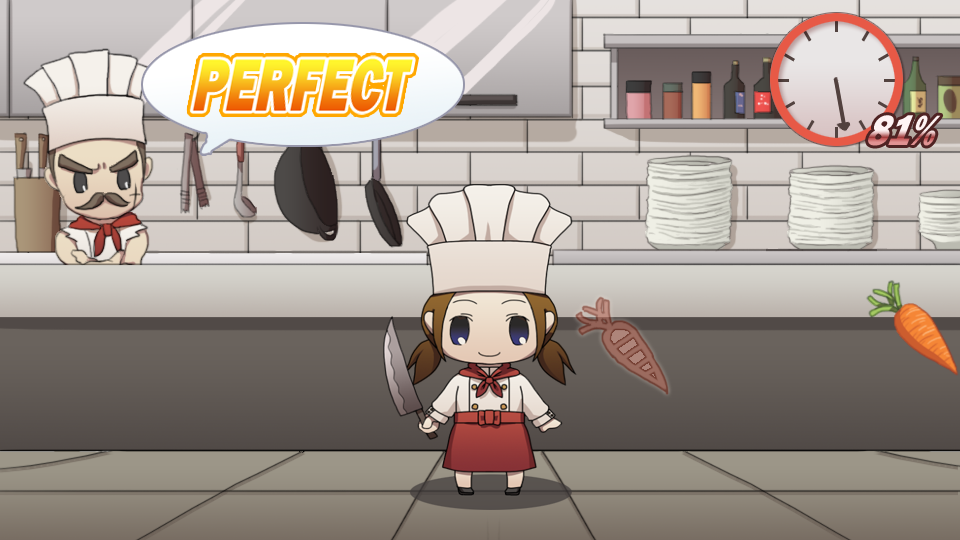
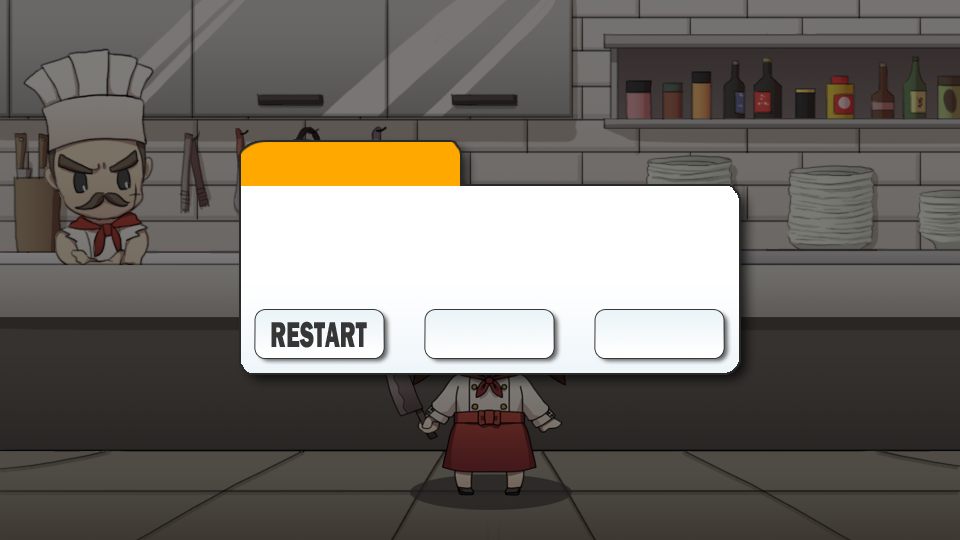
Layers edited between the first and the second 960×540 image:
showed "RESTART" over [271, 321, 367, 348]
added layer "レイヤー 28" above "シェイプ 1 のコピー 2" over [0, 0, 960, 540]
showed "シェイプ 1 のコピー 2" over [595, 310, 724, 358]
added layer "レイヤー 27" above "シェイプ 1 のコピー" over [0, 0, 960, 540]
showed "シェイプ 1 のコピー" over [425, 310, 554, 358]
added layer "レイヤー 26" above "シェイプ 1" over [255, 310, 384, 358]
showed "シェイプ 1" over [255, 310, 384, 358]
showed "レイヤー 25" over [0, 277, 960, 540]
showed "レイヤー 22" over [241, 142, 739, 373]
showed "レイヤー 23" over [0, 0, 960, 540]
hid "81%" over [868, 115, 941, 146]
hid "レイヤー 15" over [189, 55, 417, 115]
hid "말풍선\" over [143, 24, 463, 155]
hid "レイヤー 17" over [770, 13, 903, 146]
hid "レイヤー 21" over [833, 76, 851, 132]
hid "レイヤー 19" over [778, 21, 895, 138]
hid "レイヤー 20" over [15, 61, 960, 475]
hid "レイヤー 16" over [770, 13, 903, 146]
hid "レイヤー 3" over [865, 279, 960, 377]
hid "レイヤー 9 のコピー 4" over [571, 293, 673, 399]
